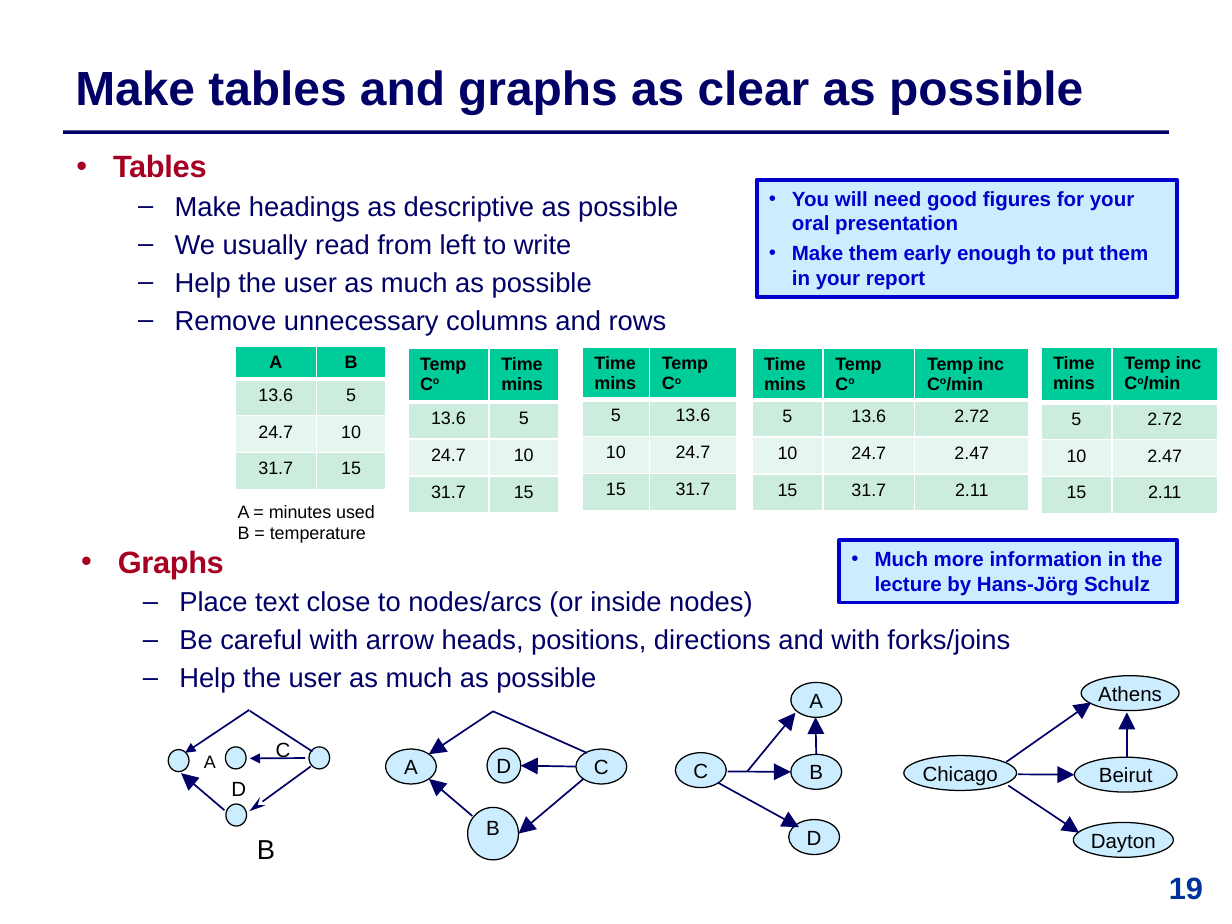
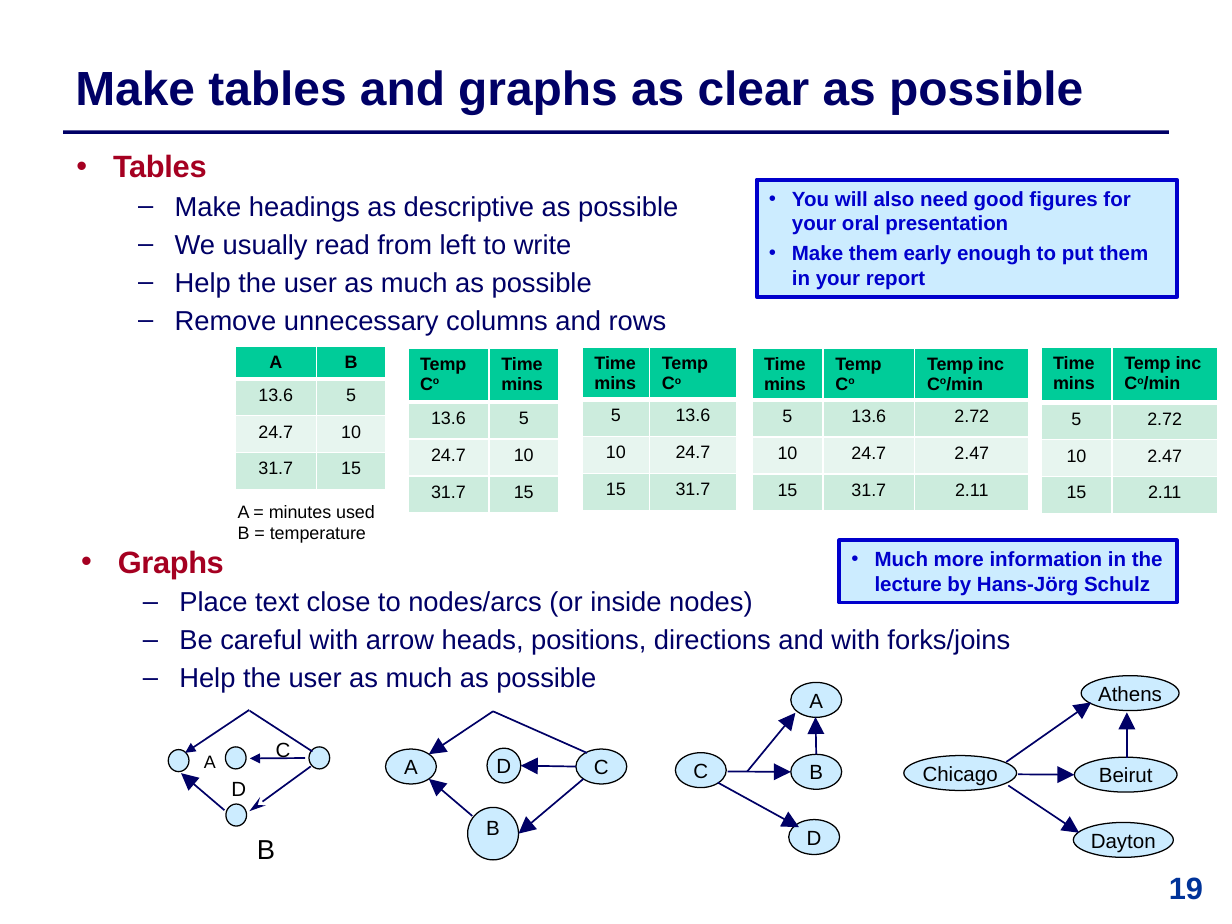
Before and after one commit to IntProgAU/Materiale, a slide deck: slide 19 of web/b25/2 Academic Writing and Oral Presentation.pptx. Drawn at 1232x924 pixels with LibreOffice and Linux fonts; fonts in the diff are those of the drawing. Boxes give left, top, right and bottom in pixels: in the first picture for what was removed or moved away, otherwise in the second. Text is boxed around its words. In the diff, an @@ line names an element or a change of style, - is before the commit and + after.

```diff
--- a/web/b25/2 Academic Writing and Oral Presentation.pptx
+++ b/web/b25/2 Academic Writing and Oral Presentation.pptx
@@ text in rectangle at [792, 191, 1130, 235]: text changed @@
-  • You will need good figures for your oral presentation
+  • You will also need good figures for your oral presentation
```
Also in this commit, not shown: 11 other slides changed.
